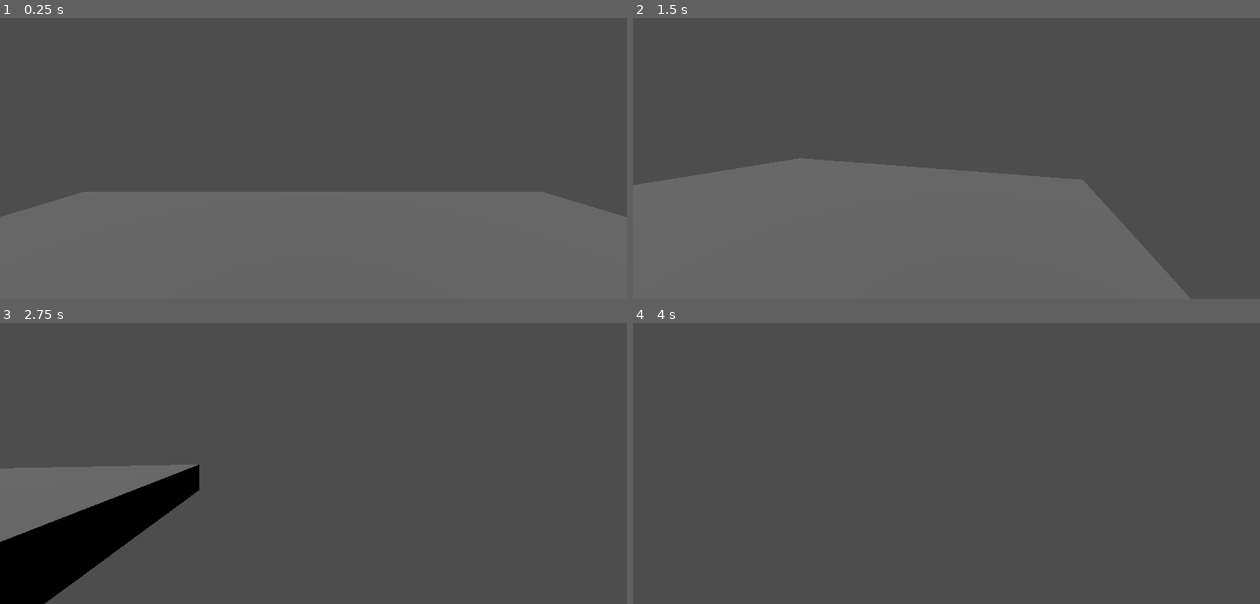
Above: before the commit, frames 1-4 (two rows, left to right).
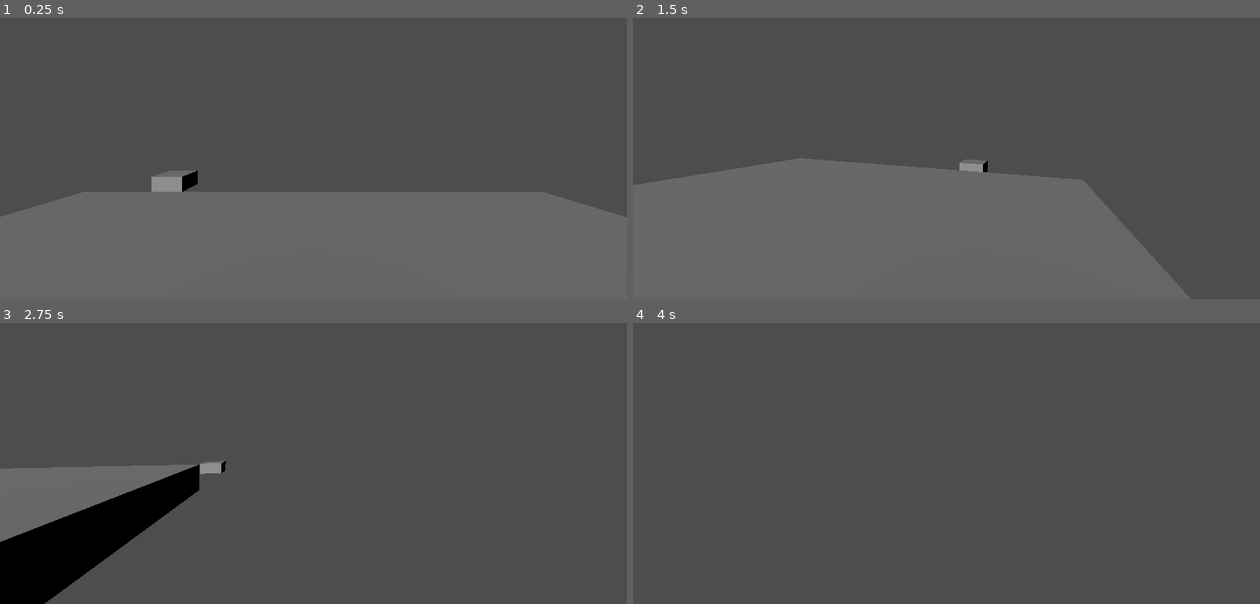
Above: after the commit, the same moments.

Repository: phiddypus/SBU-Hacks-VI
Game: Godot game, scene res://scenes/world.tscn
The game is run twice, just before and just after one commit, with the same random seed, the same clock (stepped at 60 frames per second) and the same inputs.
Inputs (mouse positions are in pixels of both pictures, inside the frame that each line leads up to):
- Up to frame 1 (0.25 s): no input
- Up to frame 2 (1.5 s): tap Enter (ui_accept) at 0.5, 0.77 s; move the mouse to (977, 121) at 0.52 s; hold D (game_right) 0.53-1.28 s; tap W (game_front) at 0.6, 1.35 s; move the mouse to (915, 124) at 1.27 s; hold S (game_back) from 1.28 s (still down)
- Up to frame 3 (2.75 s): tap Enter (ui_accept) at 1.52 s; move the mouse to (326, 421) at 2.02 s; release S (game_back) at 2.03 s; hold D (game_right) from 2.03 s (still down); tap W (game_front) at 2.1 s
- Up to frame 4 (4 s): move the mouse to (940, 432) at 2.77 s; tap W (game_front) at 2.85, 3.6 s; tap Enter (ui_accept) at 3.02, 3.77 s; move the mouse to (990, 432) at 3.52 s; release D (game_right) at 3.53 s; hold A (game_left) from 3.53 s (still down)

The runs differ from the first frame. In frame 1, 0.5% of the frame differs, in the area x 24-32%, y 54-62%; in frame 2, 0.2%; in frame 3, 0.2%; in frame 4, nothing differs.

Commit message:
platforms diff size
make children editable, then make the mesh and stuff unique

Diff:
--- a/godot/scenes/world.tscn
+++ b/godot/scenes/world.tscn
@@ -1,8 +1,14 @@
-[gd_scene load_steps=4 format=3 uid="uid://bgpdkyf3max8v"]
+[gd_scene load_steps=6 format=3 uid="uid://bgpdkyf3max8v"]
 
 [ext_resource type="PackedScene" uid="uid://h0xdvrrfp3by" path="res://scenes/platform.tscn" id="1_m8i3x"]
 [ext_resource type="PackedScene" uid="uid://dlun07cx67ccr" path="res://scenes/player.tscn" id="2_bx8pb"]
 [ext_resource type="PackedScene" uid="uid://bvip7vcq1rgl0" path="res://scenes/moving_platform.tscn" id="3_n8b2x"]
+
+[sub_resource type="BoxShape3D" id="BoxShape3D_howin"]
+size = Vector3(1, 0.5, 1)
+
+[sub_resource type="BoxMesh" id="BoxMesh_qu3e0"]
+size = Vector3(1, 0.5, 1)
 
 [node name="world" type="Node3D"]
 
@@ -15,5 +21,17 @@
 transform = Transform3D(1, 0, 0, 0, 1, 0, 0, 0, 1, 0, 1.80596, 0)
 
 [node name="Moving Platform" parent="." instance=ExtResource("3_n8b2x")]
-transform = Transform3D(1, 0, 0, 0, 1, 0, 0, 0, 1, -5, 0, 6)
-collision_mask = 0
+transform = Transform3D(1, 0, 0, 0, 1, 0, 0, 0, 1, -11.0948, 0, 0)
+
+[node name="Moving Platform2" parent="." instance=ExtResource("3_n8b2x")]
+transform = Transform3D(1, 0, 0, 0, 1, 0, 0, 0, 1, -5, 0, -8)
+initialPosition = Vector3(-5, 0, -8)
+finalPosition = Vector3(5, 0, -8)
+
+[node name="CollisionShape3D" parent="Moving Platform2" index="0"]
+shape = SubResource("BoxShape3D_howin")
+
+[node name="MeshInstance3D" parent="Moving Platform2" index="1"]
+mesh = SubResource("BoxMesh_qu3e0")
+
+[editable path="Moving Platform2"]
Not shown: 1 places in godot/scenes/moving_platform.tscn that only renumber resources
